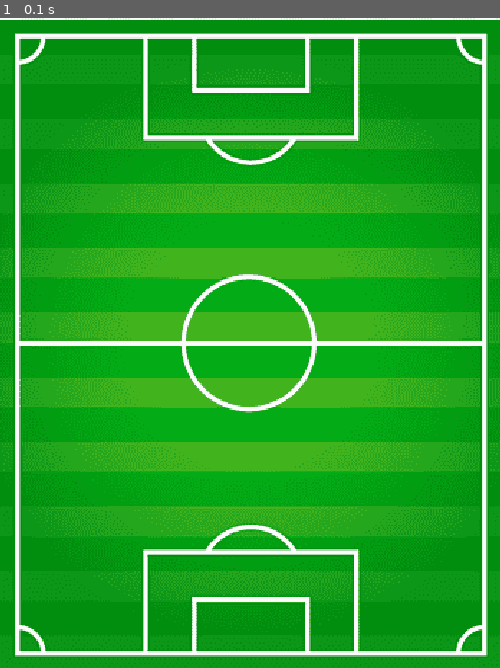
Above: before the commit, frame 1.
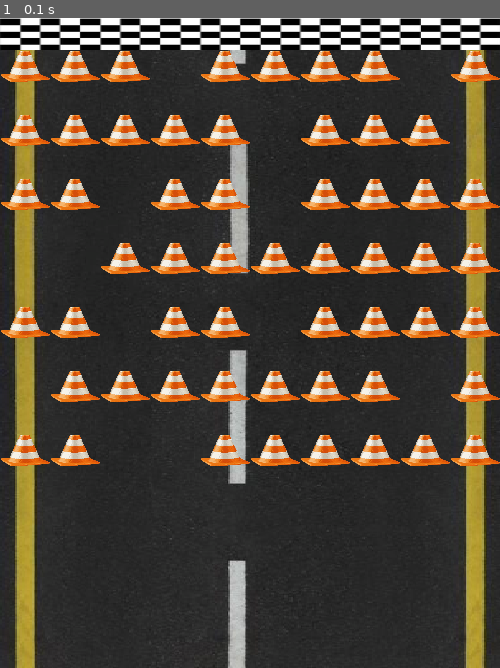
Above: after the commit, the same moment.

Repository: eusouigor10/Arquivos-Python
Game: pygame game, started from jogo_visual.py
The game is run twice, just before and just after one commit, with the same random seed, the same clock (stepped at 60 frames per second) and the same inputs.
Inputs:
- Up to frame 1 (0.1 s): no input

The runs differ from the first frame. In frame 1, 100% of the frame differs, in the area x 0-100%, y 0-100%.

Commit message:
Adição das imagens, destino, rodovia e obstaculos

Diff:
--- a/jogo_visual.py
+++ b/jogo_visual.py
@@ -2,35 +2,106 @@
 from pygame.locals import *
 from sys import exit
 import os
+from grafo import Grafo
 
 pygame.init()
 
 largura = 500
 altura = 650
 
-#criamos a tela do jogo
+# Cores
+PRETO = (0, 0, 0)
+CINZA_ESCURO = (50, 50, 50)
+VERMELHO_ESCURO = (139, 0, 0)
+BRANCO = (255, 255, 255)
+VERDE = (0, 150, 0)
+
+grafo_jogo = Grafo()
+
+linhas_matriz = grafo_jogo.linhas    # 20
+colunas_matriz = grafo_jogo.colunas  # 10
+
+CELULA_LARGURA = largura // colunas_matriz  # 500 // 10 = 50
+CELULA_ALTURA_INT = altura // linhas_matriz    # 650 // 20 = 32
+
+# criamos a tela do jogo
 tela = pygame.display.set_mode((largura, altura))
 pygame.display.set_caption('Jogo Visual')
 
-#carregamento da imagem de fundo
 diretorio_do_script = os.path.dirname(os.path.abspath(__file__))
 
-imagemFundo = 'CAMPO.png' #aqui eu defini o nome da imagem pra eu poder usar depois
-
-caminho_completo_imagem = os.path.join(diretorio_do_script, imagemFundo)
-
+# criando a variavel imagemFundo para carregar a imagem de fundo
+imagemFundo = 'rodovia.png'
+caminho_completo_imagem_fundo = os.path.join(diretorio_do_script, imagemFundo)
 fundo = None
 try:
-    fundo = pygame.image.load(caminho_completo_imagem).convert()
-    if fundo.get_size() != (largura, altura):
-        fundo = pygame.transform.scale(fundo, (largura, altura))
+    fundo = pygame.image.load(caminho_completo_imagem_fundo).convert()
+    fundo = pygame.transform.scale(fundo, (largura, altura))
+except pygame.error as e:
+    fundo = None
 
+# criando a variavel imagem_cone para carregar a imagem do cone
+imagem_cone = 'CONE.png'
+caminho_completo_imagem_cone = os.path.join(diretorio_do_script, imagem_cone)
+cone_img = None
+try:
+    cone_img_original = pygame.image.load(
+        caminho_completo_imagem_cone).convert_alpha()
+    cone_img = pygame.transform.scale(
+        cone_img_original, (CELULA_LARGURA, CELULA_ALTURA_INT))
 except pygame.error as e:
-    print(
-        f"ERRO: Não foi possível carregar a imagem de fundo em: {caminho_completo_imagem}")
-    print(
-        f"Verifique se o arquivo '{imagemFundo}' está na mesma pasta do script.")
-    fundo = None
+    cone_img = None
+
+imagemDestino = 'destino.png'
+caminho_completo_imagem_destino = os.path.join(
+    diretorio_do_script, imagemDestino)
+destino_img = None
+try:
+    destino_img_original = pygame.image.load(
+        caminho_completo_imagem_destino).convert_alpha()
+    destino_img = pygame.transform.scale(
+        destino_img_original, (largura, CELULA_ALTURA_INT))
+except pygame.error as e:
+    destino_img = None
+
+
+def desenha_obstaculos(tela, grafo, cone_img):
+    OFFSET_DESENHO = 5
+
+    for i in range(grafo.linhas):
+        for j in range(grafo.colunas):
+            vertice = grafo.matriz[i][j]
+
+            if vertice.obstaculo:
+                i_deslocada = i - OFFSET_DESENHO
+
+                # Desenha apenas se a linha deslocada for visível e não for a linha 0
+                if 0 < i_deslocada < grafo.linhas:
+
+                    x = j * CELULA_LARGURA
+                    y = i_deslocada * CELULA_ALTURA_INT
+
+                    if cone_img:
+                        tela.blit(cone_img, (x, y))
+                    else:
+                        cor_obstaculo = VERMELHO_ESCURO
+                        w = CELULA_LARGURA
+                        h = CELULA_ALTURA_INT
+                        pygame.draw.rect(tela, cor_obstaculo, (x, y, w, h))
+
+
+def desenha_destino(tela, grafo):
+    i_destino = grafo.linhas - 20
+    y = i_destino * CELULA_ALTURA_INT
+
+    if destino_img:
+        tela.blit(destino_img, (0, y))
+    else:
+        cor_destino = BRANCO
+        w = largura
+        h = CELULA_ALTURA_INT
+        pygame.draw.rect(tela, cor_destino, (0, y, w, h))
+
 
 while True:
     for event in pygame.event.get():
@@ -41,6 +112,10 @@
     if fundo:
         tela.blit(fundo, (0, 0))
     else:
-        tela.fill((0, 0, 0))
+        tela.fill(BRANCO)
+
+    desenha_destino(tela, grafo_jogo)
+
+    desenha_obstaculos(tela, grafo_jogo, cone_img)
 
     pygame.display.update()
Binary file removed: CAMPO 2.png
Binary file removed: CAMPO.png
Binary file changed: CONE.png
Binary file added: destino.png
Binary file added: rodovia.png
